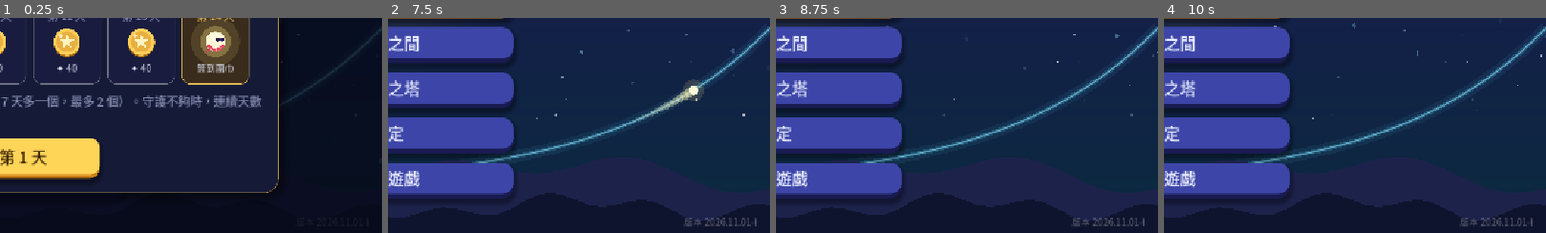
Above: before the commit, frames 1-4 (left to right).
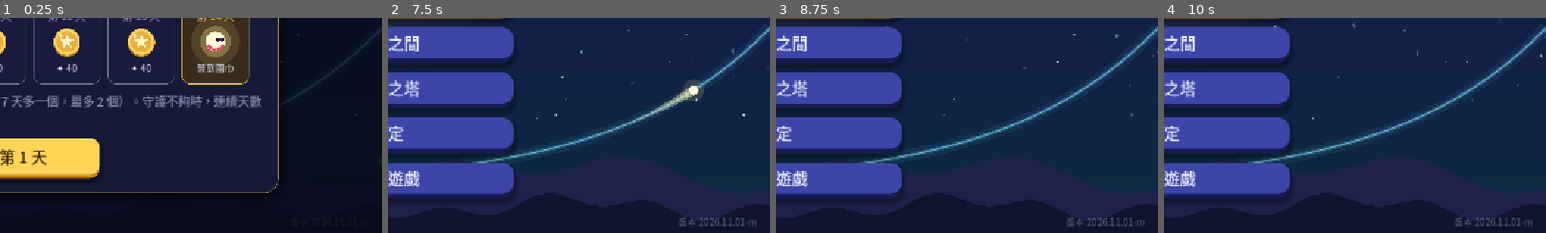
Above: after the commit, the same moments.

Repository: sam2068csie/light-spirit-journey
Game: Godot game, scene res://main_menu.tscn
The game is run twice, just before and just after one commit, with the same random seed, the same clock (stepped at 60 frames per second) and the same inputs.
Inputs (mouse positions are % of the whole screen's width and height, from its top left):
- Up to frame 1 (0.25 s): no input
- Up to frame 2 (7.5 s): click "開始冒險" at 0.5 s; click "開始冒險" at 1.25 s; click "修煉之間" at 2 s; click "終焉之塔" at 2.75 s; click "設定" at 3.5 s; click "離開遊戲" at 4.25 s; click "每日任務" at 5 s; click "光靈扭蛋" at 5.75 s; click "光靈衣櫃" at 6.5 s; click "✕" at 7.25 s
- Up to frame 3 (8.75 s): tap Enter at 8 s; drag from (50, 50) to (60, 28) at 8.02 s
- Up to frame 4 (10 s): drag from (30, 55) to (45, 70) at 8.77 s; move the mouse to (60, 28) at 9.52 s; hold Right from 9.53 s (still down); tap 9 at 9.6 s
The pictures show only the part of the screen within x 50-100%, y 50-100%; the shares and areas given below are measured in that part.

The runs differ from the first frame. In frame 2, 0.3% of the frame differs, in the area x 76-97%, y 92-97%; in frame 3, 0.3%; in frame 4, 0.3%.

Commit message:
G7 卡片：移除「φ 在哪個象限」，最大最小值卡改寫成 √(a²+b²) (BUILD 2026.11.01-m)
Co-Authored-By: Claude Opus 5.5 <noreply@anthropic.com>
Claude-Session: https://claude.ai/code/session_01RombajUyooAJ6yvir5uviP

Diff:
--- a/data/concepts_trig.gd
+++ b/data/concepts_trig.gd
@@ -201,17 +201,11 @@
 				 "notes": ["a、b 是不全為 0 的實數", "cos φ 配 ?{a}（sin x 的係數），sin φ 配 ?{b}（cos x 的係數）"],
 				 "check": {"q": "a sin x + b cos x = r sin(x + φ)，cos φ 是？", "opts": ["\\frac{a}{√{a² + b²}}", "\\frac{b}{√{a² + b²}}", "\\frac{a}{a² + b²}"], "a": 0,
 					"why": "cos φ 配 sin x 的係數 a，分母是 r = √{a² + b²}。", "hint": "展開 r sin(x + φ) = r cos φ sin x + r sin φ cos x，對照係數。"}},
-				{"title": "φ 在哪個象限", "tag": "陷阱", "glyph": "φ",
-				 "formulas": ["φ 的方向 = ?{點 (a, b) 的方向}", "cos φ 的正負看 ?{a}，sin φ 的正負看 ?{b}"],
-				 "notes": ["只算 tan φ = b/a 會差 ?{180°}，一定要同時看 cos φ 和 sin φ"],
-				 "trap": "−√{3} sin x − cos x：tan φ 和 √{3} sin x + cos x 一樣，但 φ 差了[b]180°[/b]！",
-				 "check": {"q": "(a, b) = (−1, √{3})，φ 在第幾象限？", "opts": ["第二", "第一", "第四"], "a": 0,
-					"why": "a 負、b 正：左上方。", "hint": "x 坐標負、y 坐標正。"}},
 				{"title": "最大值與最小值", "tag": "技巧", "glyph": "±",
-				 "formulas": ["最大值 = ?{r}，在 x + φ = ?{90° + 360°k}", "最小值 = ?{−r}，在 x + φ = ?{270° + 360°k}"],
-				 "notes": ["週期仍是 ?{2π}", "限制範圍：先求 x + φ 的範圍，包含 90° 才有最大值 r，不包含就看 ?{端點}"],
-				 "check": {"q": "sin x − cos x 的最大值？", "opts": ["√{2}", "0", "2"], "a": 0,
-					"why": "r = √{1 + 1} = √{2}。", "hint": "r = √{a² + b²}。"}},
+				 "formulas": ["最大值 = ?{√{a² + b²}}，在 x + φ = ?{90° + 360°k}", "最小值 = ?{−√{a² + b²}}，在 x + φ = ?{270° + 360°k}"],
+				 "notes": ["週期仍是 ?{2π}", "限制範圍：先求 x + φ 的範圍，包含 90° 才有最大值 √{a² + b²}，不包含就看 ?{端點}"],
+				 "check": {"q": "a sin x + b cos x 的最大值是？", "opts": ["√{a² + b²}", "a + b", "a² + b²"], "a": 0,
+					"why": "sin(x + φ) 最大是 1，所以最大值是 √{a² + b²}。a + b 只有在特殊情況才對。", "hint": "疊合成 √{a² + b²} sin(x + φ)。"}},
 				{"kind": "order", "title": "拼出解題流程", "tag": "思考", "glyph": "→",
 				 "prompt": "f(x) = 7 sin x + 24 cos x，求最大值與最大時的 sin x、cos x",
 				 "steps": ["a = 7、b = 24", "r = √{49 + 576} = 25", "cos φ = 7/25、sin φ = 24/25", "最大值 25，發生在 x + φ = 90°", "sin x = cos φ = 7/25，cos x = sin φ = 24/25"],
--- a/data/game.gd
+++ b/data/game.gd
@@ -560,7 +560,7 @@
 
 const DQ := preload("daily_quests.gd")
 ## 版本號（主畫面右下角會顯示）：每次交給你新的檔案時更新，方便確認手機上裝的是不是最新版
-const BUILD := "2026.11.01-l"
+const BUILD := "2026.11.01-m"
 
 
 ## 讀取各單元的資料；舊存檔（還沒有單元的版本）的今日修煉、終焉之塔紀錄搬到「指數與對數」
